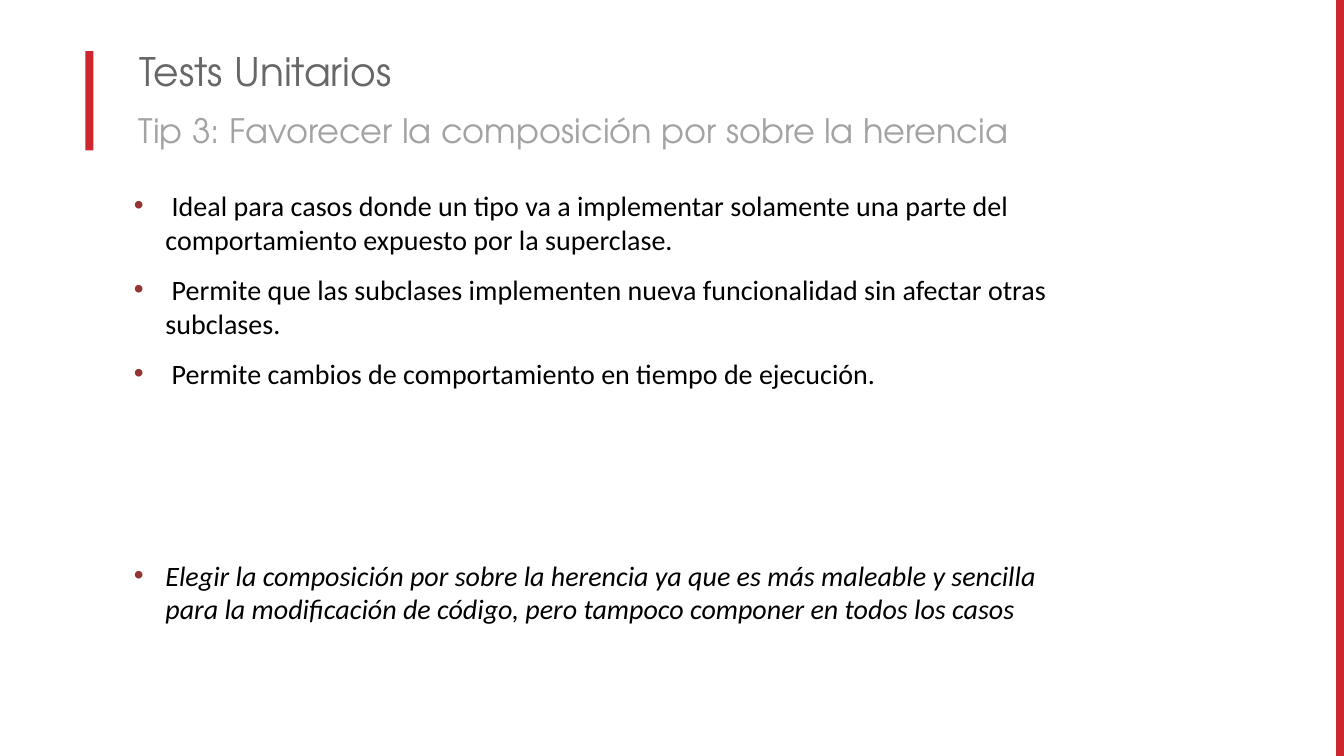
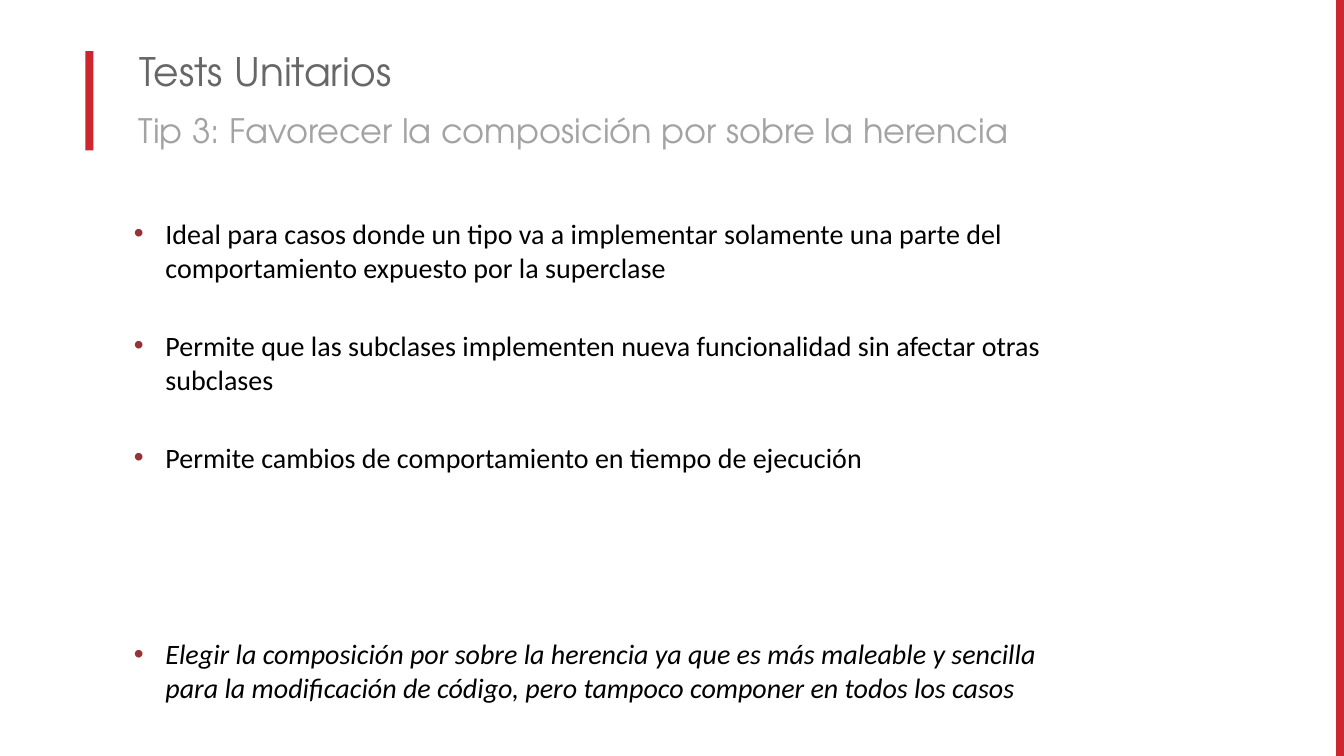
Before and after one commit to lgoldin/DesigningTestableApplications, a slide deck: slide 24 of MUG - Diseñando Aplicaciones Testeables.pptx. Drawn at 1344x756 pixels with LibreOffice and Linux fonts; fonts in the diff are those of the drawing; background and template pictures are left out. Boxes give left, top, right and bottom in pixels: in the first picture for what was removed or moved away, otherwise in the second. Text is boxed around its words. In the diff, an @@ line names an element or a change of style, - is before the commit and + after.

Commit message:
Nueva versión PPT

```diff
--- a/MUG - Diseñando Aplicaciones Testeables.pptx
+++ b/MUG - Diseñando Aplicaciones Testeables.pptx
@@ text "Ideal para casos donde un ...": place and size @@
-text "Ideal para casos donde un ..." at <box>165,196,1046,624</box>
+text "Ideal para casos donde un ..." at <box>165,224,1040,703</box>
@@ text at <box>165,224,1040,473</box>: text changed @@
-• Ideal para casos donde un tipo va a implementar solamente una parte del comportamiento expuesto por la superclase.
-• Permite que las subclases implementen nueva funcionalidad sin afectar otras subclases.
-• Permite cambios de comportamiento en tiempo de ejecución.
+• Ideal para casos donde un tipo va a implementar solamente una parte del comportamiento expuesto por la superclase
+• Permite que las subclases implementen nueva funcionalidad sin afectar otras subclases
+• Permite cambios de comportamiento en tiempo de ejecución
@@ text at <box>165,644,1035,703</box>: less space between paragraphs @@
```
Also in this commit, not shown: 33 other slides changed.
